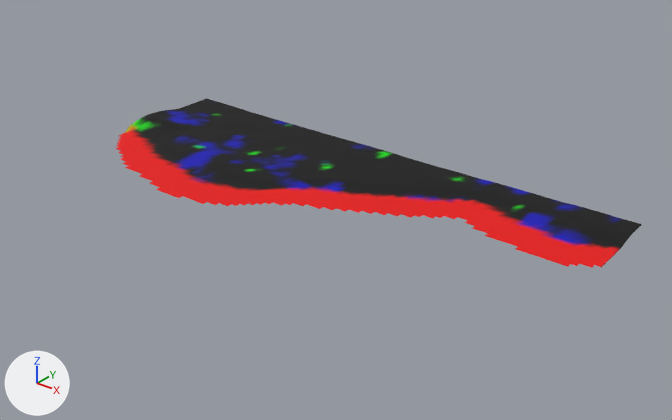
The glTF model dushanbe_city/assets/terrain/coast_800_-800_800.glb as it was, and as the next commit left it.
Both versions are drawn from a 50 mm camera at (1965.0, -289.0, 551.0) aimed at (1246.0, 610.0, -6.0). Arrows for +X, +Y and +Z are at lower left; the lights stay in place. The picture after the commit comes second. Vertices at exactly the same position are counted once.

Objects in the first picture: 'terrain'.
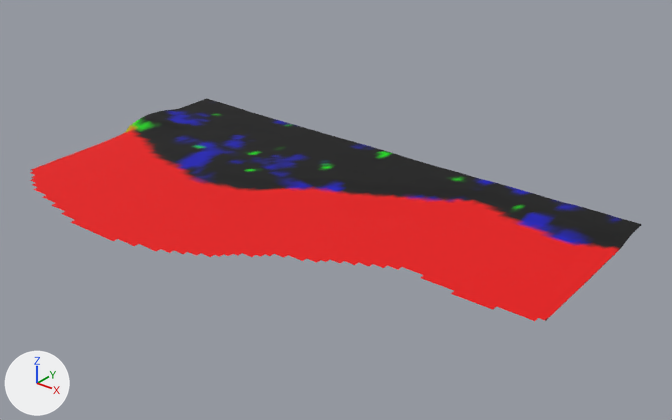
Boxes [x1, y1, x2, y2] around the edits, measured in the pictures (672 x 420 px):
'terrain', reshaped (16% wider, 31% taller): before [115, 98, 641, 268]; after [30, 98, 641, 321]
part 1 of me_terrain, added (red): after [30, 136, 601, 321]

What the commit changed:
me_terrain is used by ob_terrain; location (1200.0, 400.0, 0.0).
me_terrain had 2910 vertices, 5532 faces and spanned x -400.0..400.0, y 96.0..400.0, z -4.0..16.0.
me_terrain now has 4823 vertices, 9328 faces and spans x -400.0..400.0, y -40.0..400.0, z -8.0..16.0.
me_terrain part 1: 1913 vertices added at x -400.0..400.0, y -40.0..280.0, z -8.0..-2.0.
